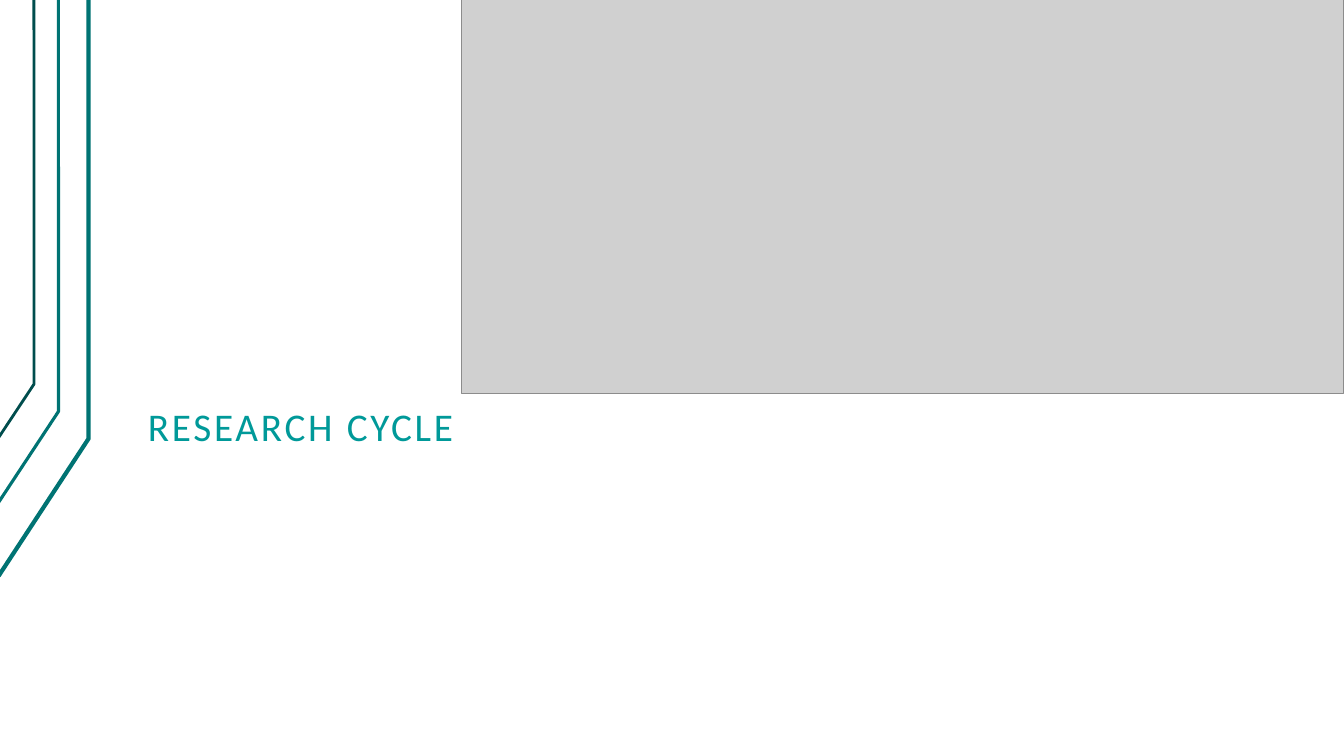
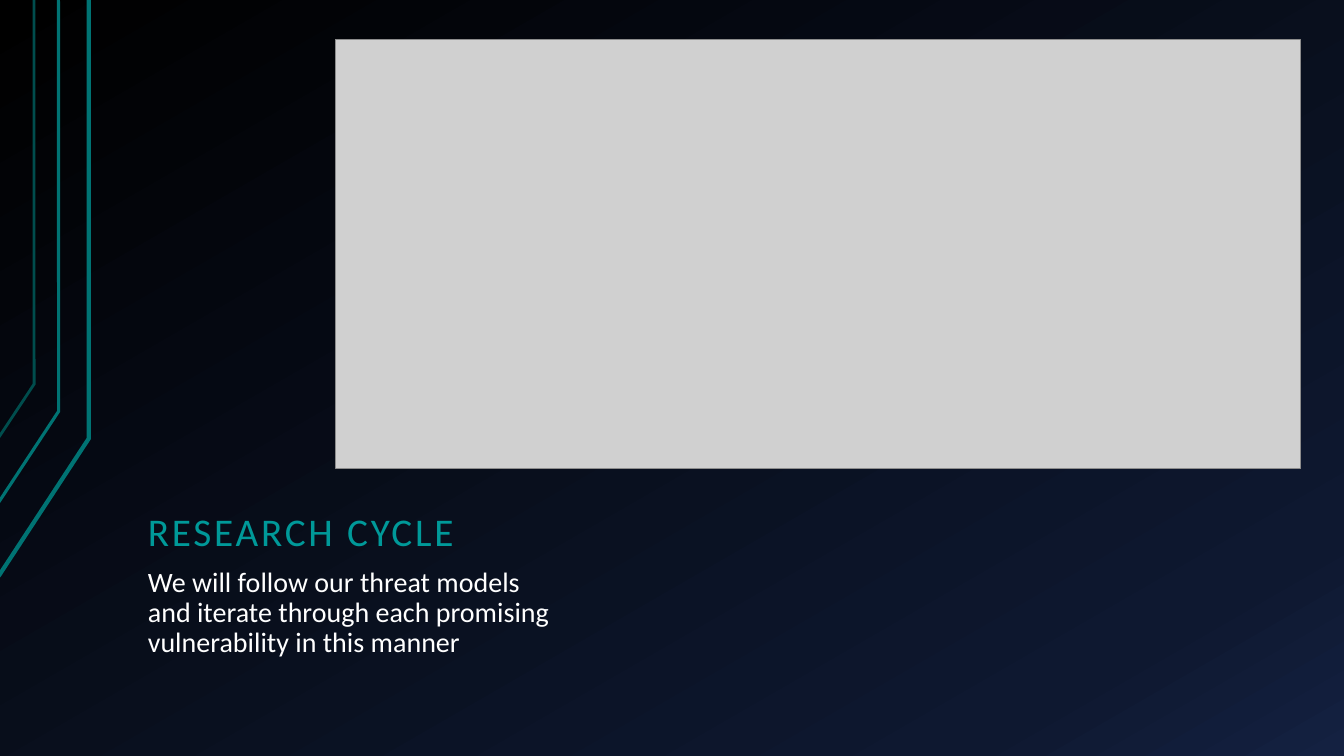
Before and after one commit to giacoppd/Security-For-Robotics, a slide deck: slide 8 of docs/progress_report/progress_report.pptx. Drawn at 1344x756 pixels with LibreOffice and Linux fonts; fonts in the diff are those of the drawing; grey boxes stand for pictures. Boxes give left, top, right and bottom in pixels: in the first picture for what was removed or moved away, otherwise in the second. Text is boxed around its words. In the diff, an @@ line names an element or a change of style, - is before the commit and + after.

```diff
--- a/docs/progress_report/progress_report.pptx
+++ b/docs/progress_report/progress_report.pptx
@@ background #FFFFFF to gradient #000000 to #0F1931 to #142242 @@
@@ freeform shape at bbox=[0, 0, 89, 577]: outline redrawn @@
@@ freeform shape at bbox=[0, 0, 58, 503]: outline #007373 2.24 pt to #007373 2.25 pt @@
@@ freeform shape at bbox=[0, 0, 34, 438]: outline #004D4D 2 pt to #007373 2 pt @@
@@ picture: place and size @@
-picture at bbox=[462, 0, 1344, 393]
+picture at bbox=[336, 39, 1301, 469]
@@ title "RESEARCH CYCLE": place and size @@
-title "RESEARCH CYCLE" at bbox=[148, 415, 453, 442]
+title "RESEARCH CYCLE" at bbox=[148, 520, 453, 546]
@@ title "RESEARCH CYCLE" at bbox=[148, 520, 453, 546]: line spacing 1 to 0.9 @@
@@ text added at bbox=[148, 572, 549, 657], 20 pt, text #FFFFFF @@
+We will follow our threat models and iterate through each promising vulnerability in this manner
```
Also in this commit, not shown: 12 other slides changed, 3 slides added, 8 slides removed.
